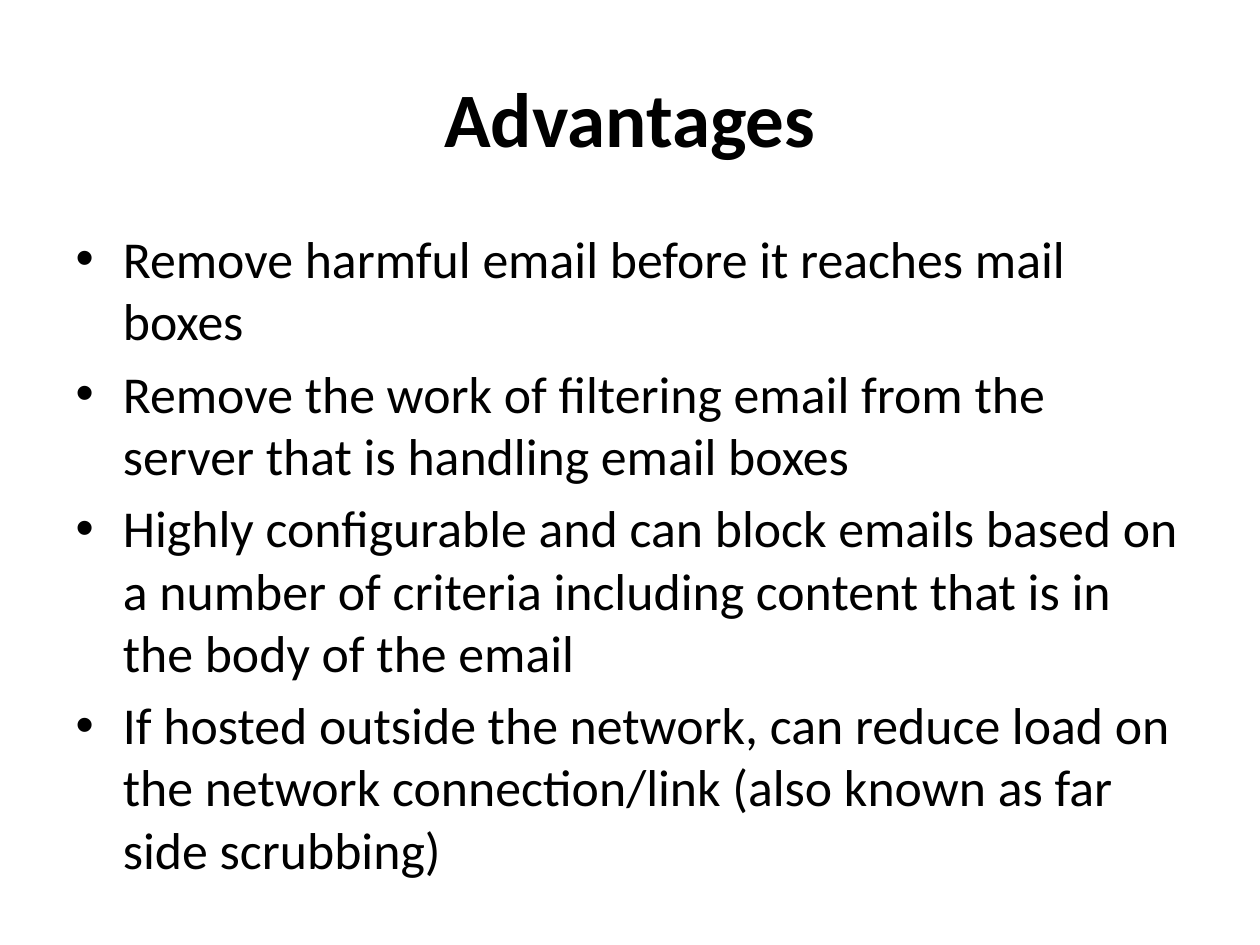
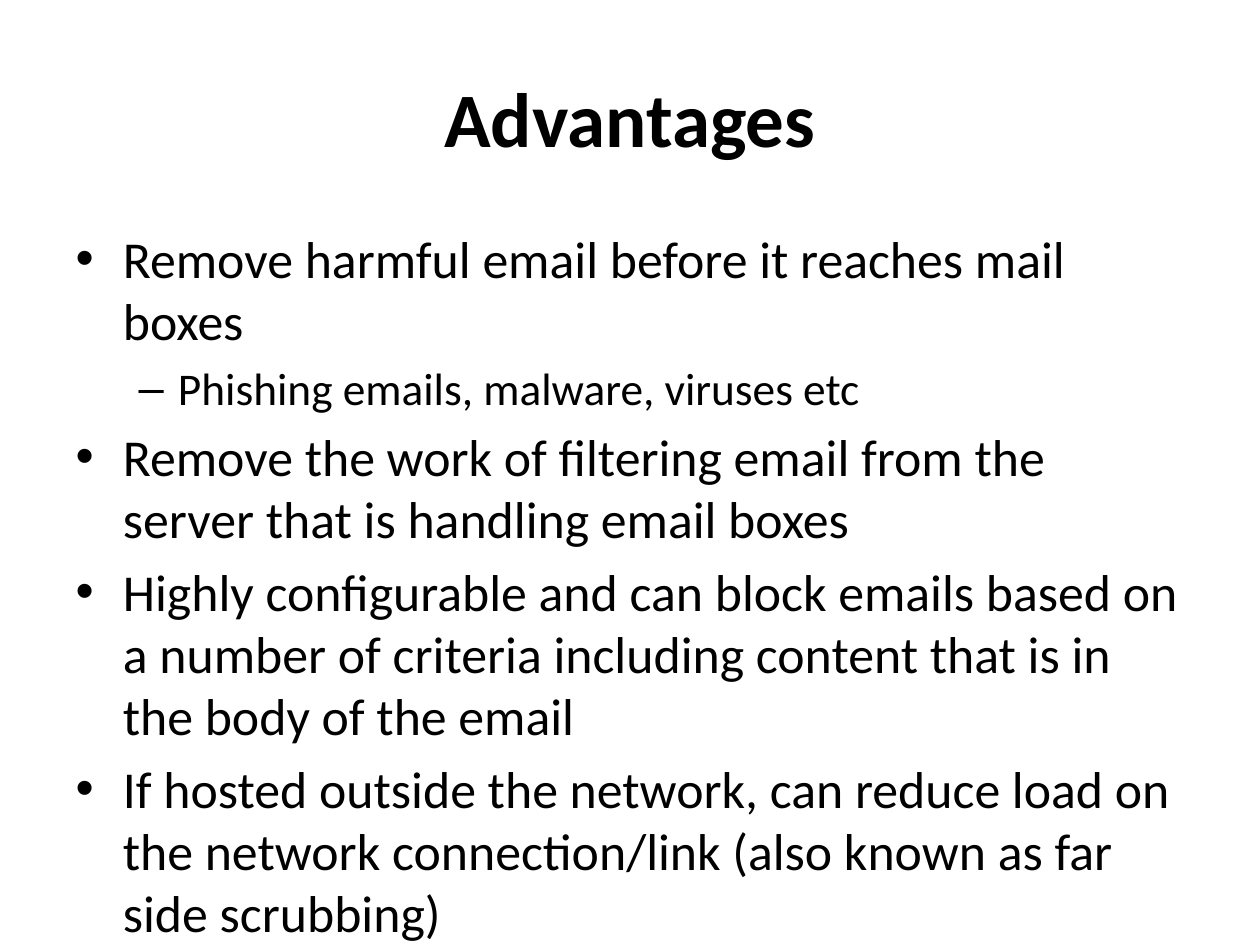
Before and after one commit to afnog/afnog.github.io, a slide deck: slide 41 of sse/postfix/postfix-mailgateway-debian.ppt (slide 40 before the commit). Drawn at 1260x945 pixels with LibreOffice and Linux fonts; fonts in the diff are those of the drawing. Boxes give left, top, right and bottom in pixels: in the first picture for what was removed or moved away, otherwise in the second. Text is boxed around its words. In the diff, an @@ line names an element or a change of style, - is before the commit and + after.

```diff
--- a/sse/postfix/postfix-mailgateway-debian.ppt
+++ b/sse/postfix/postfix-mailgateway-debian.ppt
@@ text at (178, 373, 859, 413): paragraph added @@
+  – Phishing emails, malware, viruses etc
```
Also in this commit, not shown: 1 other slide changed, 2 slides added, 1 slide removed.
